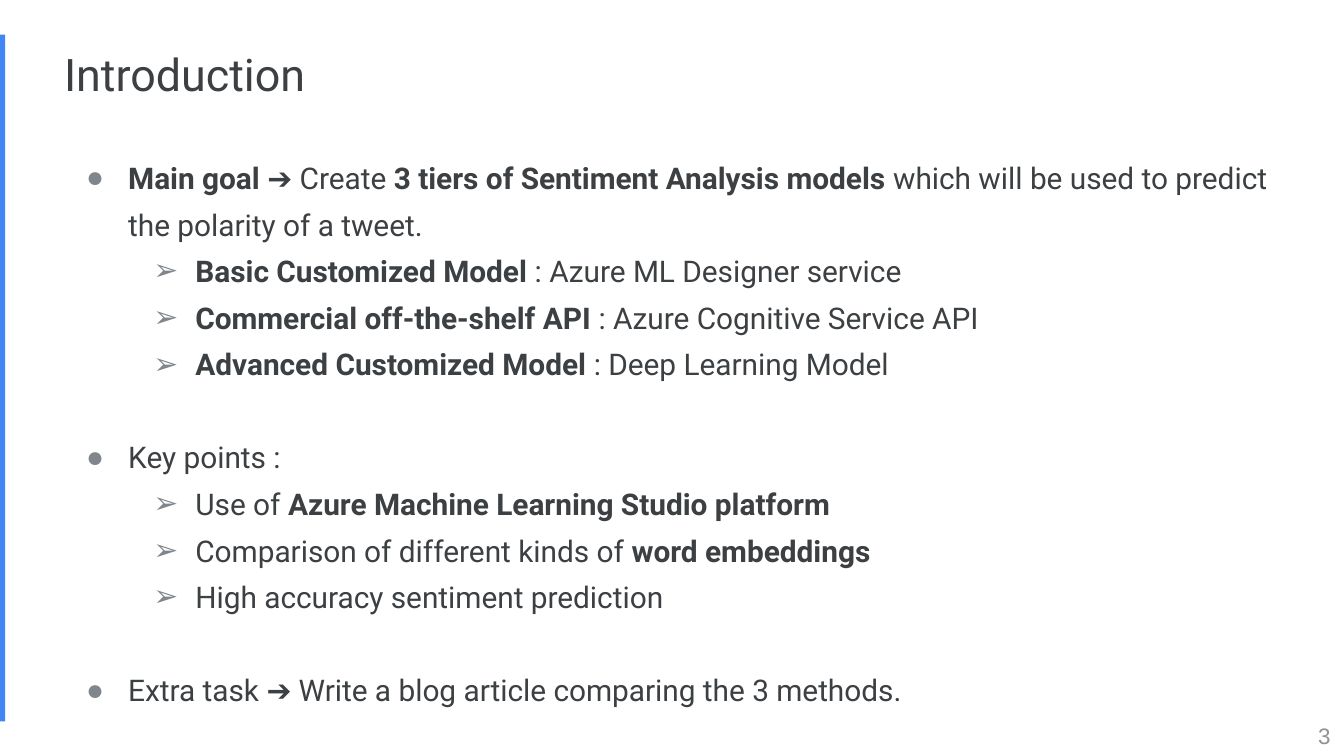
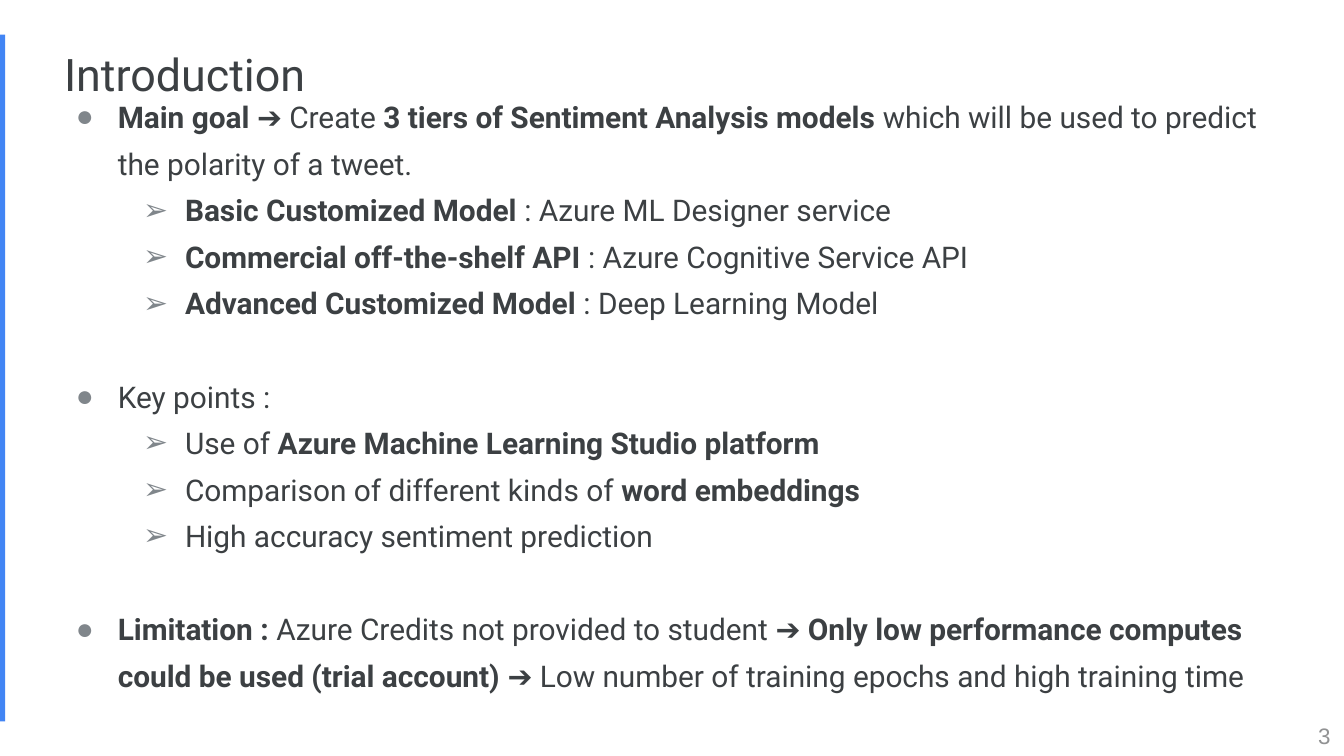
Before and after one commit to Faskill/Twitter-Sentiment-Analysis, a slide deck: slide 3 of P7_04_Presentation.pptx. Drawn at 1344x756 pixels with LibreOffice and Linux fonts; fonts in the diff are those of the drawing. Boxes give left, top, right and bottom in pixels: in the first picture for what was removed or moved away, otherwise in the second. Text is boxed around its words. In the diff, an @@ line names an element or a change of style, - is before the commit and + after.

```diff
--- a/P7_04_Presentation.pptx
+++ b/P7_04_Presentation.pptx
@@ text "Main goal ➔ Create 3 ...": place and size @@
-text "Main goal ➔ Create 3 ..." at bbox=[128, 166, 1267, 707]
+text "Main goal ➔ Create 3 ..." at bbox=[118, 105, 1257, 694]
@@ text at bbox=[118, 617, 1244, 694]: text changed @@
-● Extra task ➔ Write a blog article comparing the 3 methods.
+● Limitation : Azure Credits not provided to student ➔ Only low performance computes could be used (trial account) ➔ Low number of training epochs and high training time
```
Also in this commit, not shown: 2 other slides changed, 7 other files.
